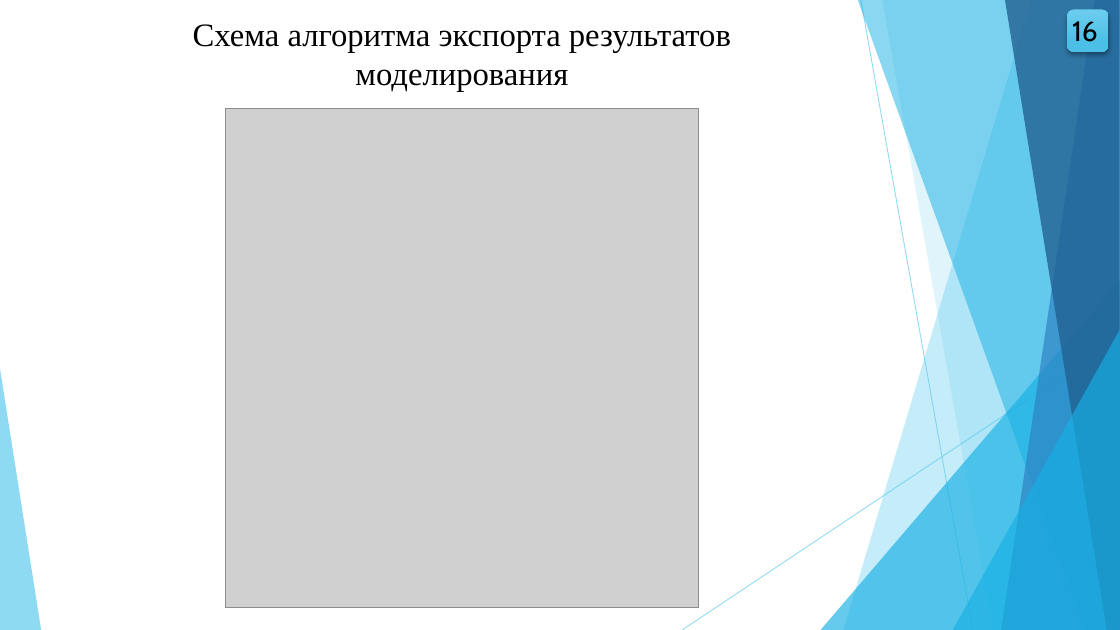
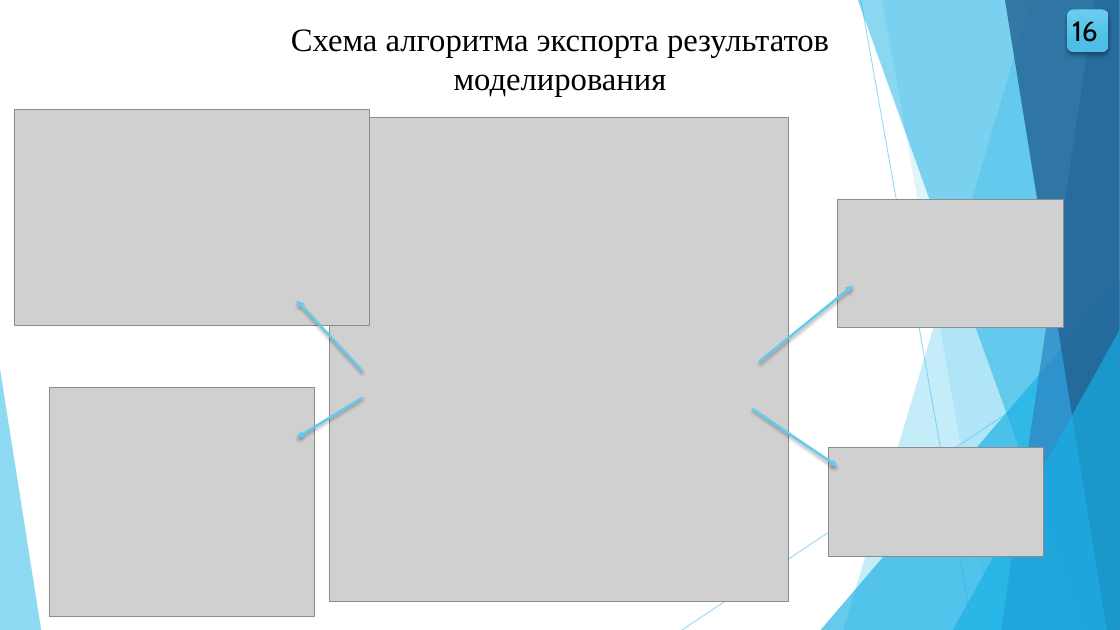
Before and after one commit to wolfufu/EpidemicModelsApp, a slide deck: slide 16 of VKR_Volkova_VMO41.pptx. Drawn at 1120x630 pixels with LibreOffice and Linux fonts; fonts in the diff are those of the drawing; grey boxes stand for pictures. Boxes give left, top, right and bottom in pixels: in the first picture for what was removed or moved away, otherwise in the second. Text is boxed around its words. In the diff, an @@ line names an element or a change of style, - is before the commit and + after.

```diff
--- a/VKR_Volkova_VMO41.pptx
+++ b/VKR_Volkova_VMO41.pptx
@@ text "Схема алгоритма экспорта результатов моделирования": place and size @@
-text "Схема алгоритма экспорта результатов моделирования" at [193,24,731,91]
+text "Схема алгоритма экспорта результатов моделирования" at [291,29,829,97]
@@ picture added at [14,109,370,325] @@
@@ picture: place and size @@
-picture at [226,108,698,607]
+picture at [330,117,789,601]
@@ picture added at [838,199,1065,328] @@
@@ arrow added from (760, 361) to (853, 286), #5FCBEF 2 pt @@
@@ arrow added from (362, 371) to (297, 301), #5FCBEF 2 pt @@
@@ picture added at [49,388,314,617] @@
@@ arrow added from (362, 398) to (297, 438), #5FCBEF 2 pt @@
@@ arrow added from (753, 409) to (838, 466), #5FCBEF 2 pt @@
@@ picture added at [829,448,1044,557] @@
```
Also in this commit, not shown: 10 other slides changed, 5 other files.
